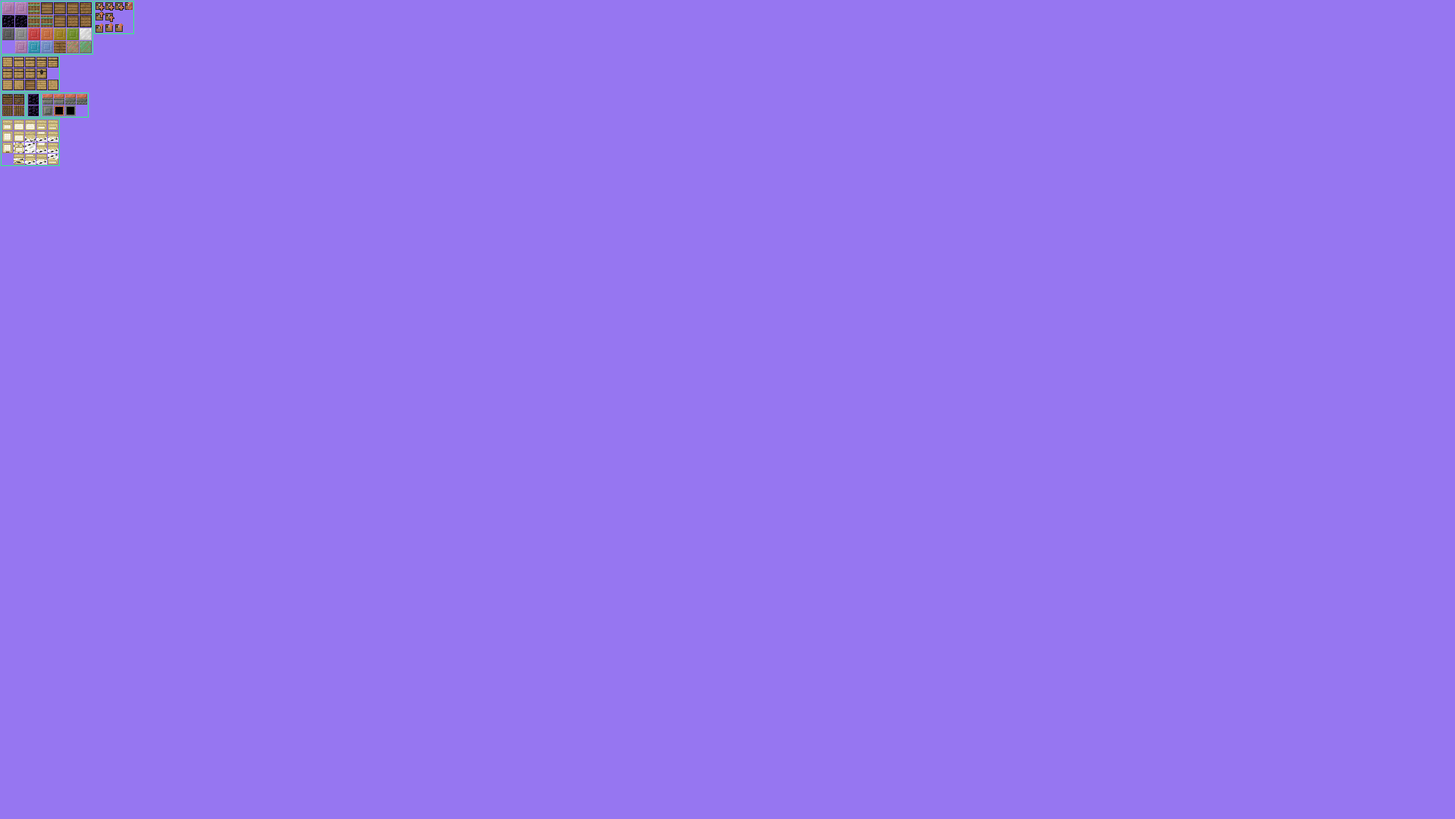
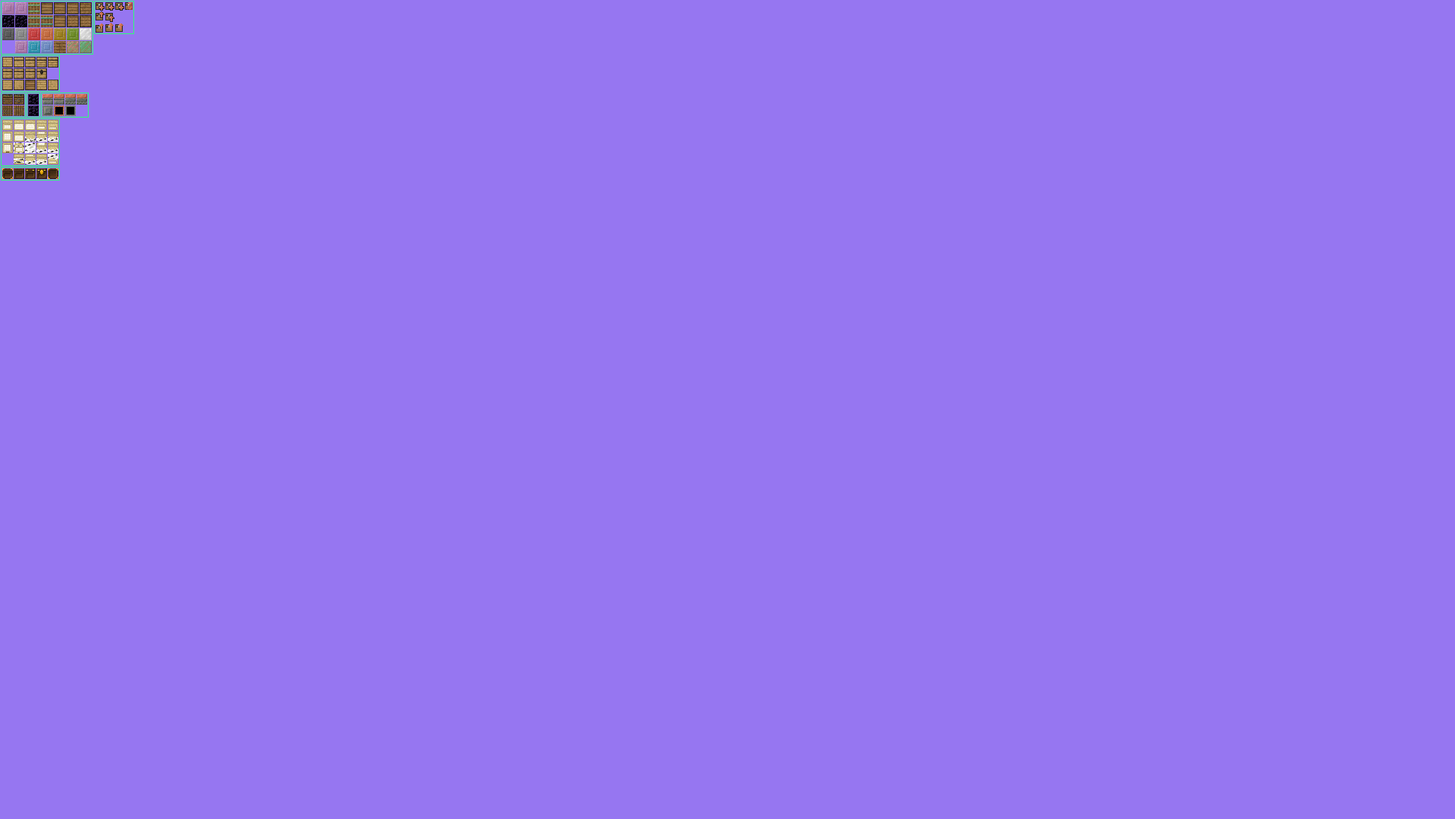
The second w=1455, h=819 image is a revision of the first. Changes to its layers:
painted on "Textures" over [2, 168, 59, 179]
painted on "Borders" over [0, 166, 60, 181]
